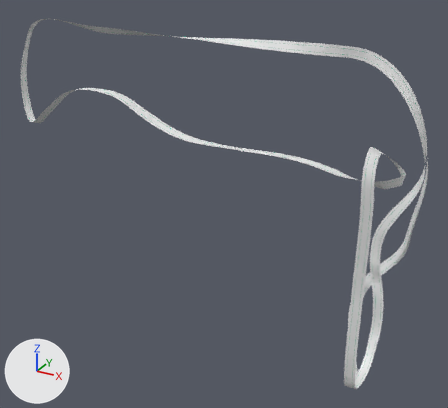
The Blender file Prefabs/Buildings/SnowTrack.blend, before and after one commit.
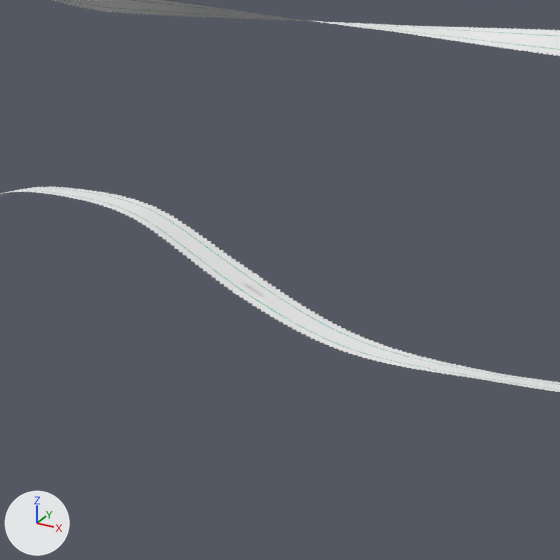
The first picture shows the older version from a 50 mm lens placed at (3.82, -8.27, 4.62), pointed at (-1.82, 1.99, -0.5). The close-ups show both versions on the part from 16% to 55% of the width and 7% to 50% of the height of that picture; other places that the commit changed are outside them. The lights are fixed; the arrows at lower left show +X, +Y and +Z.
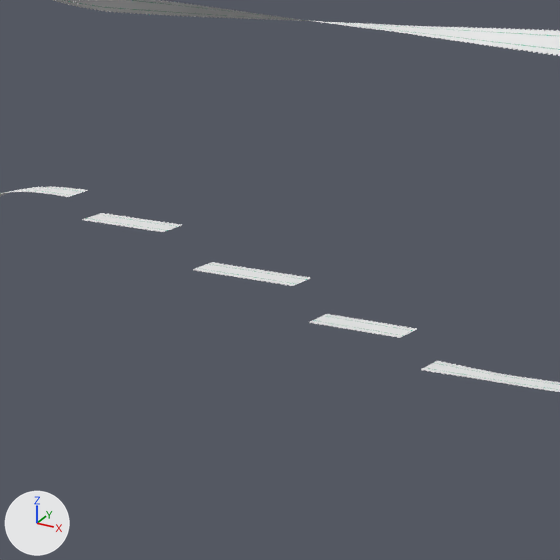
Scene script edits in JSON lines:
```json
{"block": "me_plane_001", "where": "# used by ob_plane_001; location = (0.0, 0.0, 0.0)"}
{"op": "remove", "block": "me_plane_001", "code": "me_plane_001.from_pydata(...)  # 12498 vertices, 10410 faces; spans x -7.36..2.03, y 0.5..2.44, z -3.2..2.88"}
{"op": "add", "block": "me_plane_001", "code": "me_plane_001.from_pydata(...)  # 11538 vertices, 9610 faces; spans x -7.36..2.03, y 0.5..2.44, z -3.2..2.88"}
{"block": "me_plane_001", "change": "me_plane_001 part 1: 960 vertices removed from x -3.98..-1.6, y 0.84..1.05, z 1.13..1.83"}
{"op": "add", "block": "me_plane_003", "code": ["me_plane_003 = bpy.data.meshes.new('Plane.003')", "me_plane_003.from_pydata(...)  # 342 vertices, 190 faces; spans x -1.0..37.0, y -6.5..6.5, z 0.0", "# faces by material slot: [114, 76]", "me_plane_003.materials.append(mat_snowtrackmain)  # its picture is missing", "me_plane_003.materials.append(mat_snowtracklines)  # cyan #01aa87"]}
{"op": "add", "block": "me_plane_005", "code": ["me_plane_005 = bpy.data.meshes.new('Plane.005')", "me_plane_005.from_pydata(...)  # 396 vertices, 220 faces; spans x -1.0..43.0, y -6.5..6.5, z 0.0", "# faces by material slot: [132, 88]", "me_plane_005.materials.append(mat_snowtrackmain)  # its picture is missing", "me_plane_005.materials.append(mat_snowtracklines)  # cyan #01aa87"]}
{"op": "remove", "block": "ob_plane_002", "code": "_m = ob_plane_002.modifiers.new('Array', 'ARRAY')"}
{"op": "remove", "block": "ob_plane_002", "code": "_m.fit_type = 'FIT_CURVE'"}
{"op": "remove", "block": "ob_plane_002", "code": "_m.curve = ob_beziercurveb"}
{"op": "remove", "block": "ob_plane_002", "code": "_m.constant_offset_displace = (0.0, 0.0, 0.0)"}
{"op": "remove", "block": "ob_plane_002", "code": "_m = ob_plane_002.modifiers.new('Curve', 'CURVE')"}
{"op": "remove", "block": "ob_plane_002", "code": "_m.object = ob_beziercurveb"}
{"op": "add", "block": "ob_plane_003", "code": ["ob_plane_003 = bpy.data.objects.new('Plane.003', me_plane_003)", "ob_plane_003.location = (-3.9, 0.944, 1.7)", "ob_plane_003.scale = (0.016, 0.016, 0.016)"]}
{"op": "add", "block": "ob_plane_004", "code": ["ob_plane_004 = bpy.data.objects.new('Plane.004', me_plane_003.copy())", "ob_plane_004.location = (-2.3, 0.944, 1.3)", "ob_plane_004.scale = (0.016, 0.016, 0.016)"]}
{"op": "add", "block": "ob_plane_005", "code": ["ob_plane_005 = bpy.data.objects.new('Plane.005', me_plane_005)", "ob_plane_005.location = (-3.1, 0.944, 1.5)", "ob_plane_005.scale = (0.016, 0.016, 0.016)"]}
```

What differs and where, as boxes [x1, y1, x2, y2] in the close-ups (560 x 560 px):
```json
{"object": "Plane.001", "change": "reshaped", "before": [0, 0, 560, 389], "after": [0, 0, 560, 392]}
{"object": "Plane.002", "change": "modifiers changed", "before": [54, 0, 560, 392], "on screen": "not visible afterwards"}
{"object": "Plane.005", "change": "added", "after": [193, 262, 310, 286], "faces in mat_snowtrackmain (its picture is missing)": [193, 262, 310, 286]}
{"object": "Plane.004", "change": "added", "after": [309, 314, 417, 338], "faces in mat_snowtrackmain (its picture is missing)": [309, 314, 417, 338]}
{"object": "Plane.003", "change": "added", "after": [82, 213, 182, 232], "faces in mat_snowtrackmain (its picture is missing)": [82, 213, 182, 232]}
{"part": 1, "of": "me_plane_001", "change": "deleted", "before": [69, 190, 437, 368]}
```
